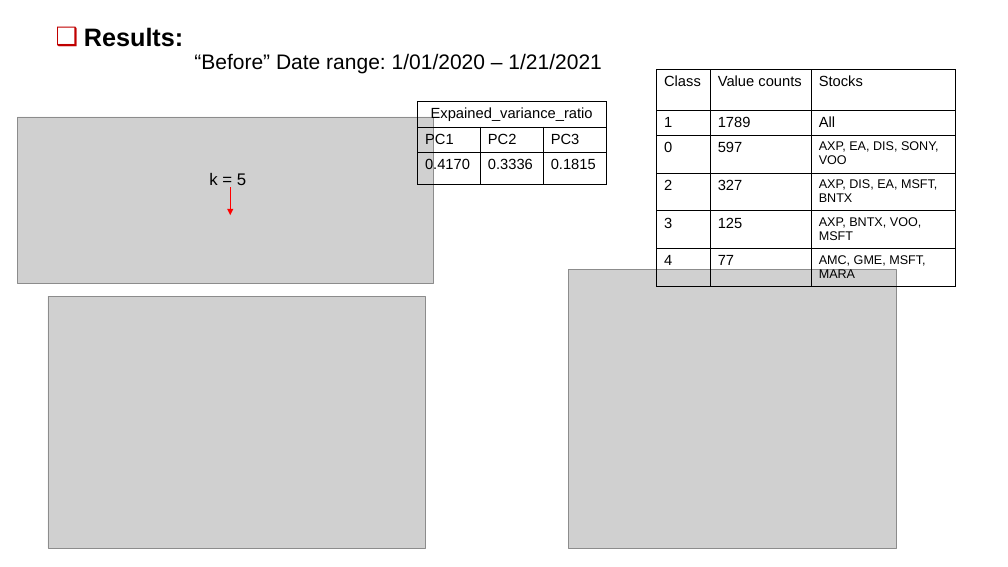
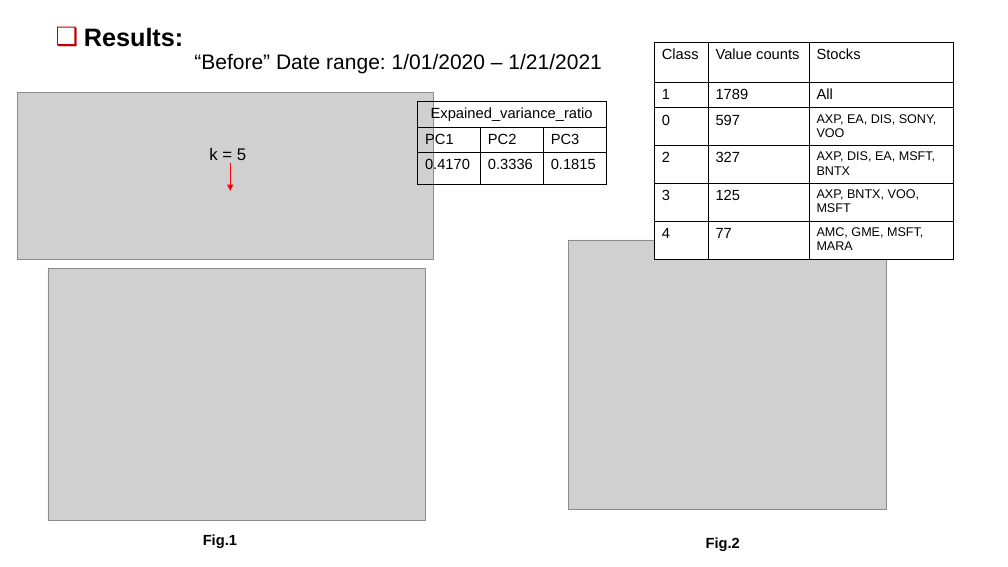
Before and after one commit to LukeMotley/Capstone_Project, a slide deck: slide 10 of Farida_Stocks_Presentation/Stock_Presentation_Farida_v3.pptx. Drawn at 1008x567 pixels with LibreOffice and Linux fonts; fonts in the diff are those of the drawing; grey boxes stand for pictures. Boxes give left, top, right and bottom in pixels: in the first picture for what was removed or moved away, otherwise in the second. Text is boxed around its words. In the diff, an @@ line names an element or a change of style, - is before the commit and + after.

```diff
--- a/Farida_Stocks_Presentation/Stock_Presentation_Farida_v3.pptx
+++ b/Farida_Stocks_Presentation/Stock_Presentation_Farida_v3.pptx
@@ table: place and size @@
-table at [656,70,956,287]
+table at [654,42,954,259]
@@ table at [654,42,954,259] @@
@@ fill none to #FFFFFF in 18 cells @@
@@ 1 picture, 1 text, 1 arrow: place and size @@
-1 picture, 1 text, 1 arrow at [17,117,433,284]
+1 picture, 1 text, 1 arrow at [17,92,433,259]
@@ picture: place and size @@
-picture at [48,296,425,548]
+picture at [48,268,425,520]
@@ picture: place and size @@
-picture at [569,270,897,548]
+picture at [569,240,887,510]
@@ text added at [203,534,237,548], 14 pt, text #000000, bold @@
+Fig.1
@@ text added at [706,537,740,551], 14 pt, text #000000, bold @@
+Fig.2
```
Also in this commit, not shown: 3 other slides changed.
